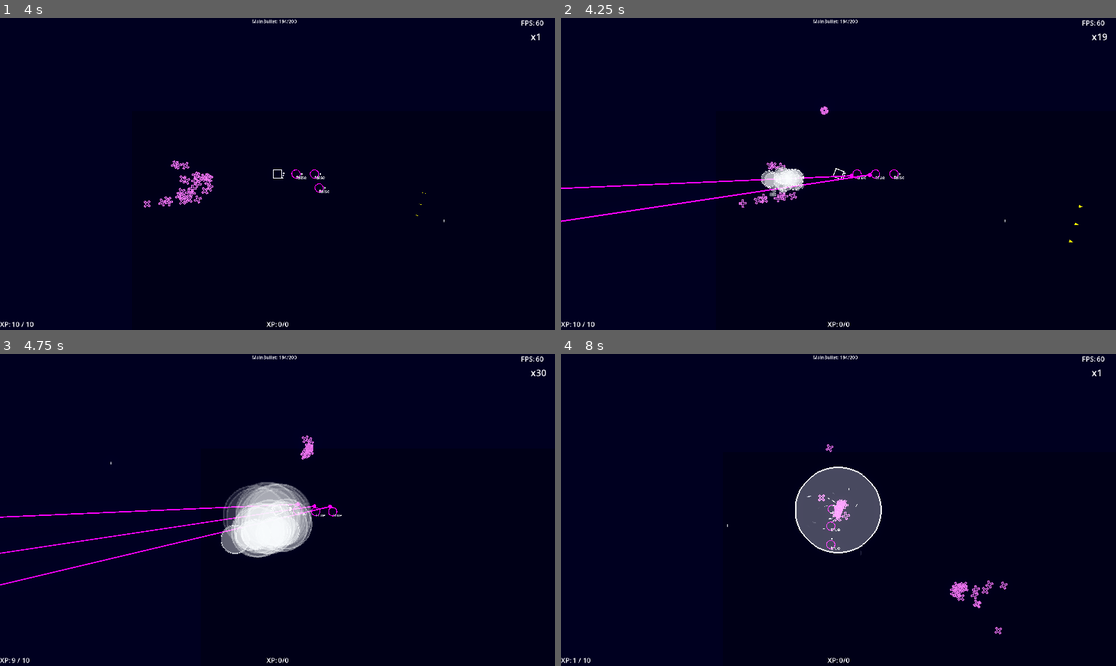
Above: before the commit, frames 1-4 (two rows, left to right).
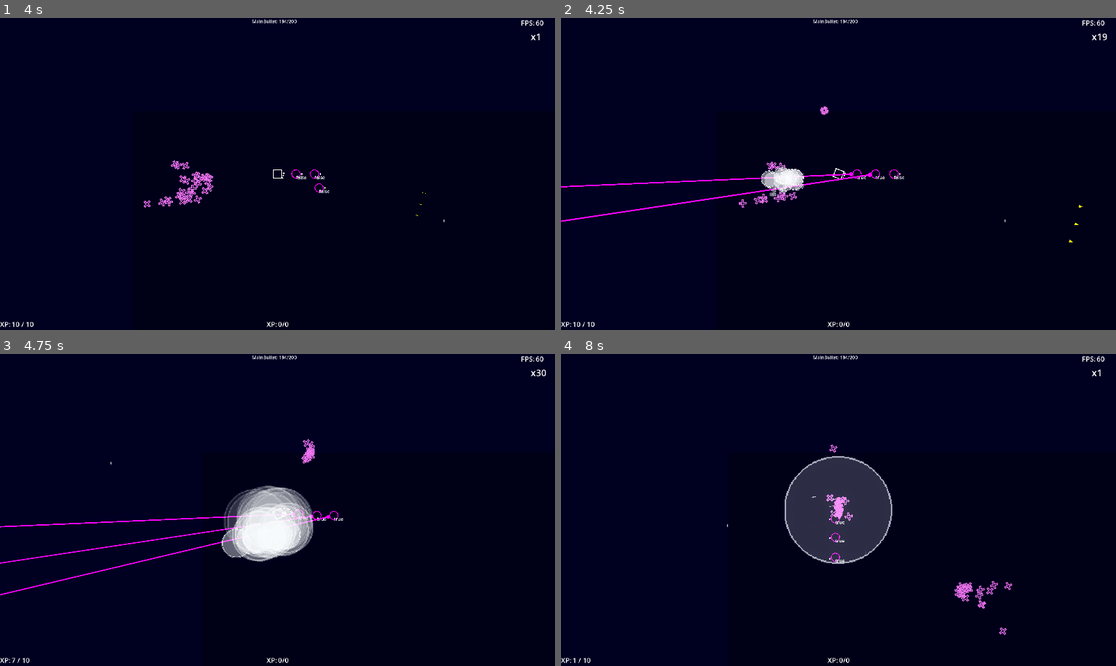
Above: after the commit, the same moments.

Repository: Toshiyuki-Murakami/sht
Game: Godot game, scene res://stage.tscn
The game is run twice, just before and just after one commit, with the same random seed, the same clock (stepped at 60 frames per second) and the same inputs.
Inputs (mouse positions are in pixels of both pictures, inside the frame that each line leads up to):
- Up to frame 1 (4 s): move the mouse to (399, 158) at 0.52 s; hold D (game_right) 0.53-1.28 s; click (399, 158) at 0.6 s; move the mouse to (166, 189) at 1.27 s; hold S (game_down) 1.28-2.03 s; right-click (166, 189) at 1.35 s; move the mouse to (333, 105) at 2.02 s; hold D (game_right) 2.03-2.78 s; click (333, 105) at 2.1 s; move the mouse to (249, 236) at 2.77 s; hold W (game_up) 2.78-3.53 s; right-click (249, 236) at 2.85 s; move the mouse to (444, 220) at 3.52 s; hold A (game_left) from 3.53 s (still down); click (444, 220) at 3.6 s
- Up to frame 2 (4.25 s): keep holding A (game_left)
- Up to frame 3 (4.75 s): keep holding A (game_left); move the mouse to (111, 463) at 4.27 s; right-click (111, 463) at 4.35 s
- Up to frame 4 (8 s): move the mouse to (866, 510) at 5.02 s; release A (game_left) at 5.03 s; hold S (game_down) 5.03-5.78 s; click (866, 510) at 5.1 s; move the mouse to (755, 432) at 5.77 s; hold D (game_right) 5.78-6.53 s; right-click (755, 432) at 5.85 s; move the mouse to (960, 494) at 6.52 s; hold W (game_up) 6.53-7.28 s; click (960, 494) at 6.6 s; move the mouse to (727, 525) at 7.27 s; hold D (game_right) from 7.28 s (still down); right-click (727, 525) at 7.35 s

Frame 1 is identical in both runs. In frame 2, 0.4% of the frame differs, in the area x 0-57%, y 49-66%; in frame 3, 2.9%; in frame 4, 5.6%, in the area x 40-82%, y 28-91%.

Commit message:
actor face hold機能追加

Diff:
--- a/Common/class/actor_base.gd
+++ b/Common/class/actor_base.gd
@@ -29,6 +29,9 @@
 		if state != _value:
 			change_state.emit(_value)
 		state = _value
+
+## 向きをホールド
+var hold:bool = false
 
 ## ターゲット情報
 var target_actor:actor_base
--- a/Entity/Options/ShotPoints.gd
+++ b/Entity/Options/ShotPoints.gd
@@ -28,7 +28,8 @@
 func _process(_delta: float) -> void:
 	if to_target_face:
 		if actor.target_actor:
-			rotation = (actor.target_actor.global_position - actor.global_position).angle()
+			if !actor.hold:
+				rotation = (actor.target_actor.global_position - actor.global_position).angle()
 
 func set_multi(_value:int, _span:float):
 	multi = _value
--- a/Entity/Options/WeaponTrigger.gd
+++ b/Entity/Options/WeaponTrigger.gd
@@ -14,6 +14,8 @@
 @export var multi_span:float = 8.0
 ## マルチショットの角度
 @export var multi_angle_deg:float = 5.0
+## 射撃後cooltimeまでホールド
+@export var shot_after_hold:bool = false
 
 var actor:actor_base
 
@@ -25,6 +27,10 @@
 func _process(_delta: float) -> void:
 	if timer > 0.0:
 		timer -= _delta
+		if timer <= 0.0:
+			if shot_after_hold:
+				actor.hold = false
+
 
 func reset_timer():
 	timer = cooltime
@@ -52,6 +58,8 @@
 				'point_index': i,
 			})
 			## タイマーリセット
+		if shot_after_hold:
+			actor.hold = true
 		reset_timer()
 
 func calc_direction(_idx:int, _dir:Vector2):
--- a/Entity/PlayerOption.tscn
+++ b/Entity/PlayerOption.tscn
@@ -37,6 +37,7 @@
 shotpoints = NodePath("../../ShotPoints")
 bullet_name = "laser01"
 cooltime = 4.0
+shot_after_hold = true
 
 [node name="TraceController" parent="." instance=ExtResource("8_wtqve")]
 
